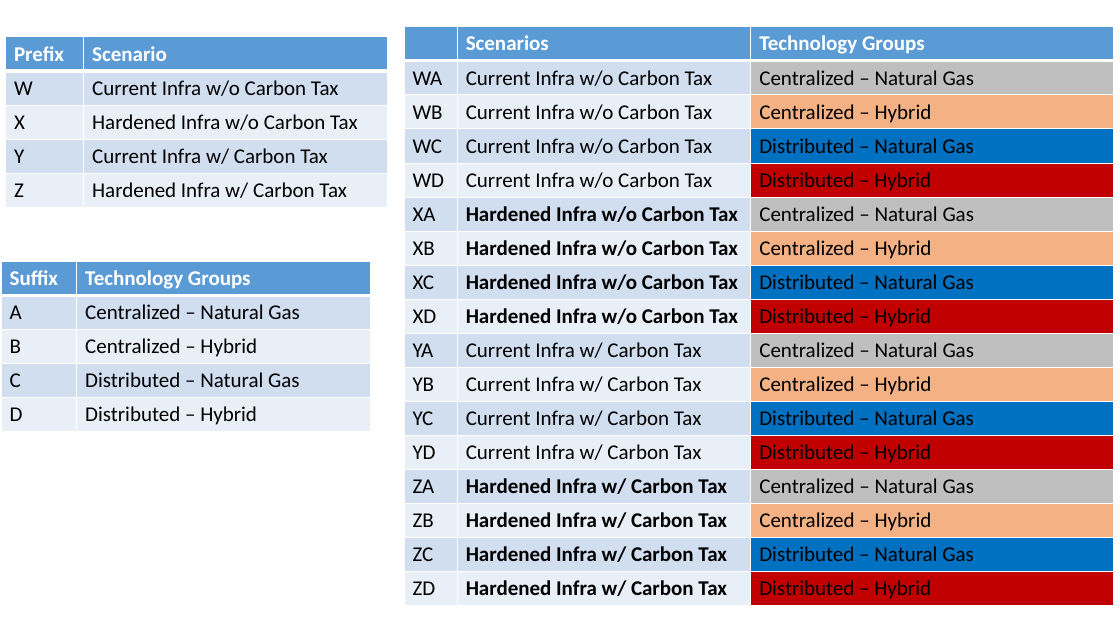
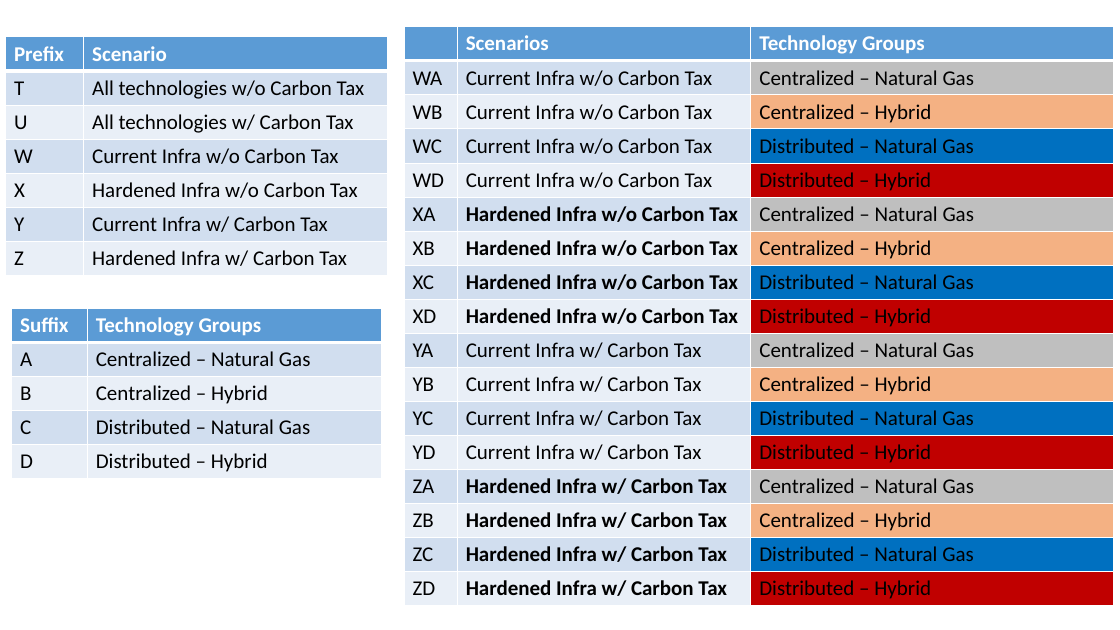
Before and after one commit to EnergyModels/temoatools, a slide deck: slide 1 of examples/puerto_rico_stoch/data/scenario_overview.pptx. Drawn at 1120x630 pixels with LibreOffice and Linux fonts; fonts in the diff are those of the drawing. Boxes give left, top, right and bottom in pixels: in the first picture for what was removed or moved away, otherwise in the second. Text is boxed around its words. In the diff, an @@ line names an element or a change of style, - is before the commit and + after.

```diff
--- a/examples/puerto_rico_stoch/data/scenario_overview.pptx
+++ b/examples/puerto_rico_stoch/data/scenario_overview.pptx
@@ table at bbox=[6, 37, 387, 276] @@
+row 2: T | All technologies w/o Carbon Tax
+row 3: U | All technologies w/ Carbon Tax
@@ table: place and size @@
-table at bbox=[1, 261, 371, 432]
+table at bbox=[12, 308, 381, 479]
```
Also in this commit, not shown: 1 slide removed, 2 other files.
